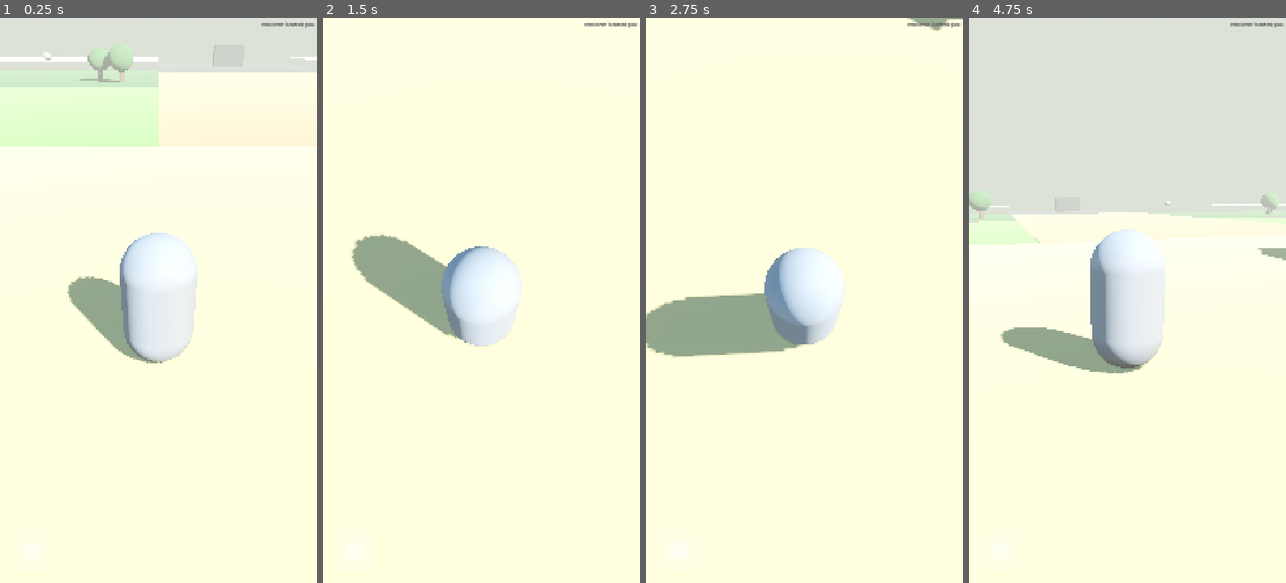
Above: before the commit, frames 1-4 (left to right).
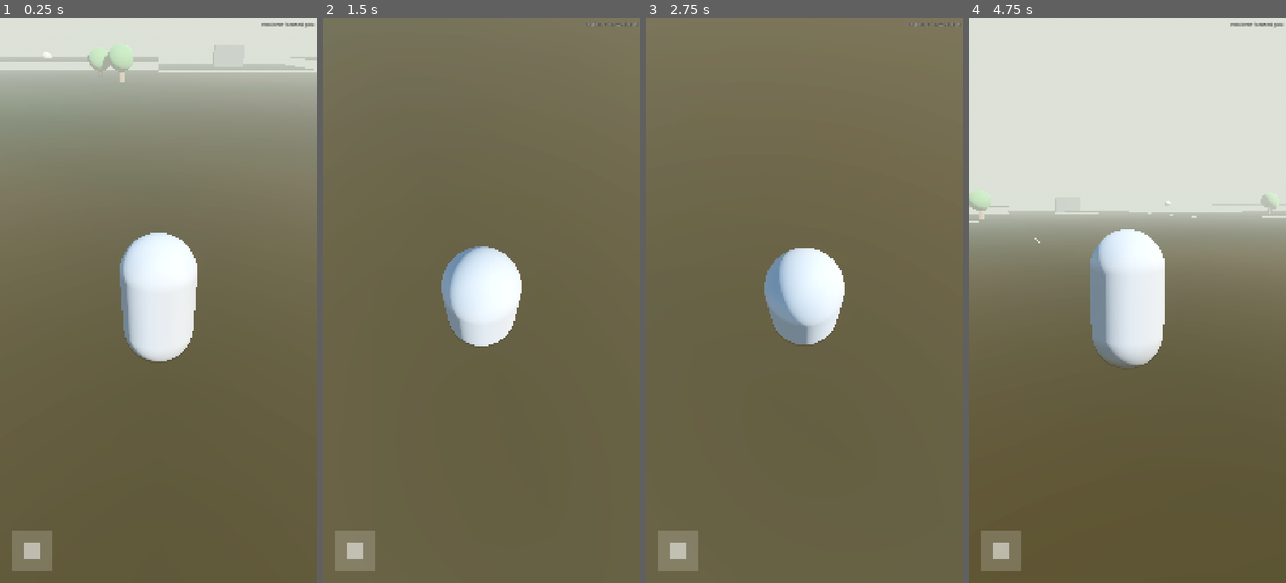
Above: after the commit, the same moments.

Repository: smh8627-jpg/swbins
Game: Godot game, scene res://games/saga_go/world/TestVillage.tscn
The game is run twice, just before and just after one commit, with the same random seed, the same clock (stepped at 60 frames per second) and the same inputs.
Inputs (mouse positions are in pixels of both pictures, inside the frame that each line leads up to):
- Up to frame 1 (0.25 s): no input
- Up to frame 2 (1.5 s): tap Enter at 0.5 s; drag from (354, 549) to (513, 176) at 0.52 s; drag from (418, 328) to (465, 413) at 1.27 s
- Up to frame 3 (2.75 s): tap Space at 2 s; move the mouse to (836, 176) at 2.02 s; hold D (move_right) from 2.03 s (still down); hold K (combat_ult) from 2.03 s (still down)
- Up to frame 4 (4.75 s): release D (move_right) at 2.75 s; release K (combat_ult) at 2.75 s; drag from (1111, 413) to (1032, 215) at 2.77 s; tap Enter at 3.5 s; move the mouse to (1222, 385) at 3.52 s; hold A (move_left) 3.53-4.25 s; hold L (combat_dodge) 3.53-4.25 s; drag from (1032, 215) to (1079, 159) at 4.27 s

The runs differ from the first frame. In frame 1, 87% of the frame differs, in the area x 0-100%, y 6-100%; in frame 2, 96%; in frame 3, 97%, in the area x 0-100%, y 0-100%; in frame 4, 61%.

Commit message:
saga-godot(GO) — 땅 타일 경계 색 블렌딩 (바둑판처럼 갈라져 보이던 것)
사용자 실기 확인 지적: TestVillage.tscn 땅이 칸마다 단색 사각형이라 경계가
칼로 자른 듯 갈라져 보임. terrain_builder.gd _build()를 칸당 4x4 서브쿼드로
쪼개 정점 색 보간(Gouraud)으로 바꿈 — 칸 중심(EDGE_BLEND_MARGIN=0.34 안쪽)은
제 색 그대로, 가장자리만 이웃 칸 평균색으로 번짐. 높이는 안 섞음(산·강은
여전히 벽처럼 끊겨야 충돌과 일치). Node.js로 블렌드 수식 직접 검산(칸 중심
순수색 유지, 가장자리만 변화 확인) + 헤드리스 --quit-after 3 --verbose
exit 0, 오류 0건.

실제 GUI 카메라 화면에서는 여전히 뭉개져 보였는데(카메라가 낮고 가까워
화면 대부분이 원근으로 눌린 먼 땅이라 그런지, 블렌딩 폭이 넓은 탓인지
미확정) 이어서 확인하려던 중, 같은 시간대에 다른 세션이 이미 GUI 육안
확인을 하고 있어(커밋 ddcaa3a) 겹치지 않도록 GUI 확인은 중단하고 코드만
커밋한다.

Co-Authored-By: Claude Sonnet 5 <noreply@anthropic.com>
Claude-Session: https://claude.ai/code/session_01JPLFaSAAkZDgFMfeFZNfQ3

Diff:
--- a/saga-godot/games/saga_go/world/terrain_builder.gd
+++ b/saga-godot/games/saga_go/world/terrain_builder.gd
@@ -31,54 +31,131 @@
 ## 산·강을 막는 벽의 높이(둘 다 walkable=false — 다리로만 강을 건넌다).
 const BLOCK_HEIGHT := 6.0
 
+## 칸 하나를 몇 조각으로 쪼개 경계 쪽만 색을 섞을지. 4는 saga-go 웹판
+## terrainTexture()의 서브셀 블렌딩(SUB=4)과 같은 값 — 이미 검증된 감으로
+## 맞췄다. 칸 중심(거리 0.5)에서 이 값(EDGE_BLEND_MARGIN)만큼 안쪽은 섞지
+## 않고 제 색 그대로 두고, 가장자리로 갈수록만 이웃과 번진다.
+const SUB := 4
+const EDGE_BLEND_MARGIN := 0.34
+
 func _ready() -> void:
 	_build()
 	_build_water()
 	_build_collision()
 
+## 칸마다 딱 잘린 단색 사각형을 따로 그리면 경계가 바둑판처럼 갈라져 보인다
+## (2026-09-11, 사용자 실기 확인 지적 — saga-go 웹판이 2026-09-08에 같은
+## 문제를 hash2 폴백에서 겪었던 것과 같은 종류). 칸마다 별도 메시를 쓰는 대신
+## **한 장의 메시로 합쳐 모서리 쪽 색만 이웃 칸과 섞는다.** 처음엔 칸 전체를
+## 네 모서리 사이로 통짜 보간했더니 이 지도의 칸(48m)이 작고 이웃 수가
+## 다양해(특히 마을 근처) 칸 중심까지 뭉개져 밋밋한 흙빛 하나로 보였다 —
+## 그래서 칸을 SUB개로 더 쪼개(_add_tile_quads), 중심 쪽 EDGE_BLEND_MARGIN
+## 안쪽은 제 색 그대로 두고 가장자리 쪽만 이웃과 번지게 고쳤다. 높이는 안
+## 섞는다 — 산·강은 여전히 벽처럼 뚝 끊겨야 막힌 지형임이 드러난다(충돌은
+## 이미 칸마다 따로라 시각과 무관, `_build_collision()` 참고).
 func _build() -> void:
 	var rows := TestMap.ROWS
-	var counts := {}
-	for row in rows:
-		for i in row.length():
-			var ch: String = row[i]
-			counts[ch] = counts.get(ch, 0) + 1
-
-	var quad := PlaneMesh.new()
-	quad.size = Vector2(TestMap.TILE_SIZE, TestMap.TILE_SIZE)
-
-	var slots := {}
-	for ch in counts.keys():
-		if not LEGEND.has(ch):
-			push_warning("terrain_builder: 모르는 지형 글자 '%s'" % ch)
-			continue
-		var info: Dictionary = LEGEND[ch]
-		var mat := StandardMaterial3D.new()
-		mat.albedo_color = info.color
-		var mm := MultiMesh.new()
-		mm.transform_format = MultiMesh.TRANSFORM_3D
-		mm.mesh = quad
-		mm.instance_count = counts[ch]
-		var mmi := MultiMeshInstance3D.new()
-		mmi.multimesh = mm
-		mmi.name = "Tiles_" + info.name
-		mmi.material_override = mat
-		add_child(mmi)
-		slots[ch] = {"mmi": mmi, "index": 0}
+	var half := TestMap.TILE_SIZE * 0.5
+
+	var st := SurfaceTool.new()
+	st.begin(Mesh.PRIMITIVE_TRIANGLES)
 
 	for y in rows.size():
 		var row: String = rows[y]
 		for x in row.length():
 			var ch: String = row[x]
-			if not slots.has(ch):
-				continue
-			var slot: Dictionary = slots[ch]
-			var mmi: MultiMeshInstance3D = slot.mmi
+			if not LEGEND.has(ch):
+				push_warning("terrain_builder: 모르는 지형 글자 '%s'" % ch)
+				continue
 			var info: Dictionary = LEGEND[ch]
-			var pos := TestMap.world_pos(x, y) + Vector3(0, info.height, 0)
-			var xform := Transform3D(Basis(), pos)
-			mmi.multimesh.set_instance_transform(slot.index, xform)
-			slot.index += 1
+			var center := TestMap.world_pos(x, y) + Vector3(0, info.height, 0)
+			var own_color: Color = info.color
+			var col00 := _corner_color(rows, x, y)
+			var col10 := _corner_color(rows, x + 1, y)
+			var col01 := _corner_color(rows, x, y + 1)
+			var col11 := _corner_color(rows, x + 1, y + 1)
+
+			_add_tile_quads(st, center, half, own_color, col00, col10, col01, col11)
+
+	var mesh := st.commit()
+	var mat := StandardMaterial3D.new()
+	mat.vertex_color_use_as_albedo = true
+	mat.roughness = 0.95
+	mat.cull_mode = BaseMaterial3D.CULL_DISABLED  # 감김 방향 계산이 틀려도 안 뚫리게
+
+	var mi := MeshInstance3D.new()
+	mi.mesh = mesh
+	mi.name = "Ground"
+	mi.material_override = mat
+	add_child(mi)
+
+## 칸 하나를 SUB×SUB 조각으로 나눠 그린다. (u,v)는 칸 안의 상대 위치
+## (0=한쪽 끝, 1=반대쪽 끝) — `_tile_vertex_color()`가 이 값으로 "제 색 그대로"
+## vs "이웃과 섞은 색"을 가른다.
+func _add_tile_quads(st: SurfaceTool, center: Vector3, half: float, own: Color,
+		col00: Color, col10: Color, col01: Color, col11: Color) -> void:
+	for j in SUB:
+		var v0 := float(j) / SUB
+		var v1 := float(j + 1) / SUB
+		for i in SUB:
+			var u0 := float(i) / SUB
+			var u1 := float(i + 1) / SUB
+
+			var p00 := center + Vector3(lerp(-half, half, u0), 0, lerp(-half, half, v0))
+			var p10 := center + Vector3(lerp(-half, half, u1), 0, lerp(-half, half, v0))
+			var p01 := center + Vector3(lerp(-half, half, u0), 0, lerp(-half, half, v1))
+			var p11 := center + Vector3(lerp(-half, half, u1), 0, lerp(-half, half, v1))
+
+			var cc00 := _tile_vertex_color(own, col00, col10, col01, col11, u0, v0)
+			var cc10 := _tile_vertex_color(own, col00, col10, col01, col11, u1, v0)
+			var cc01 := _tile_vertex_color(own, col00, col10, col01, col11, u0, v1)
+			var cc11 := _tile_vertex_color(own, col00, col10, col01, col11, u1, v1)
+
+			# 위(+Y)에서 봤을 때 앞면이 되는 감김 방향 — 00,11,10 / 00,01,11
+			# (오른손 좌표계에서 외적이 +Y로 나오는 순서).
+			st.set_normal(Vector3.UP)
+			st.set_color(cc00); st.add_vertex(p00)
+			st.set_color(cc11); st.add_vertex(p11)
+			st.set_color(cc10); st.add_vertex(p10)
+
+			st.set_normal(Vector3.UP)
+			st.set_color(cc00); st.add_vertex(p00)
+			st.set_color(cc01); st.add_vertex(p01)
+			st.set_color(cc11); st.add_vertex(p11)
+
+## (u,v) 자리의 실제 정점 색. 네 모서리 사이를 이중선형보간한 "이웃과 섞은
+## 색"과 "제 색"을 가장자리까지 남은 거리(d)로 섞는다 — d가
+## EDGE_BLEND_MARGIN보다 크면(칸 중심 쪽) 100% 제 색, 0이면(칸 끝) 100%
+## 이웃-평균색.
+func _tile_vertex_color(own: Color, c00: Color, c10: Color, c01: Color, c11: Color,
+		u: float, v: float) -> Color:
+	var corner_blend := c00.lerp(c10, u).lerp(c01.lerp(c11, u), v)
+	var d: float = min(min(u, 1.0 - u), min(v, 1.0 - v))
+	var t: float = clamp((EDGE_BLEND_MARGIN - d) / EDGE_BLEND_MARGIN, 0.0, 1.0)
+	return own.lerp(corner_blend, t)
+
+## 격자 교차점(cx, cy)에 맞닿은 칸(최대 4개, 가장자리는 그보다 적음)의 색을
+## 평균낸다. 칸 (x,y)의 네 모서리는 교차점 (x,y)·(x+1,y)·(x,y+1)·(x+1,y+1)이다.
+func _corner_color(rows: Array, cx: int, cy: int) -> Color:
+	var total := Color(0, 0, 0, 0)
+	var n := 0
+	for dy in [-1, 0]:
+		for dx in [-1, 0]:
+			var ty: int = cy + dy
+			var tx: int = cx + dx
+			if ty < 0 or ty >= rows.size():
+				continue
+			var row: String = rows[ty]
+			if tx < 0 or tx >= row.length():
+				continue
+			var ch: String = row[tx]
+			if not LEGEND.has(ch):
+				continue
+			total += LEGEND[ch].color
+			n += 1
+	if n == 0:
+		return Color(0, 0, 0)
+	return total / float(n)
 
 ## 강 바닥(river) 타일 위에 반투명 파란 수면을 한 겹 더 얹는다. 다리(B) 밑도
 ## 강이므로 같이 덮는다 — 다리는 landmarks_builder.gd가 그 위에 널판을 놓는다.
